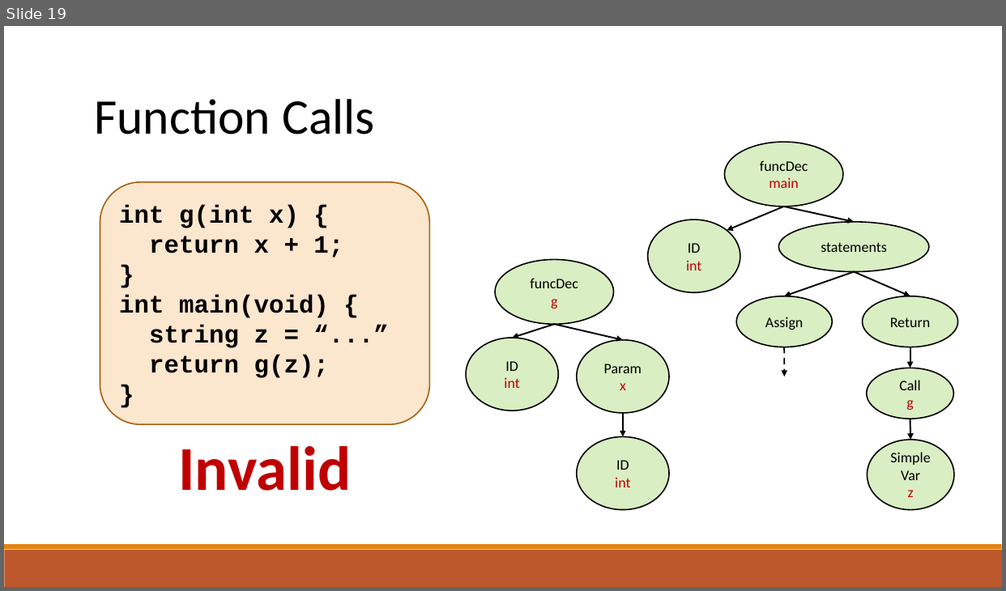
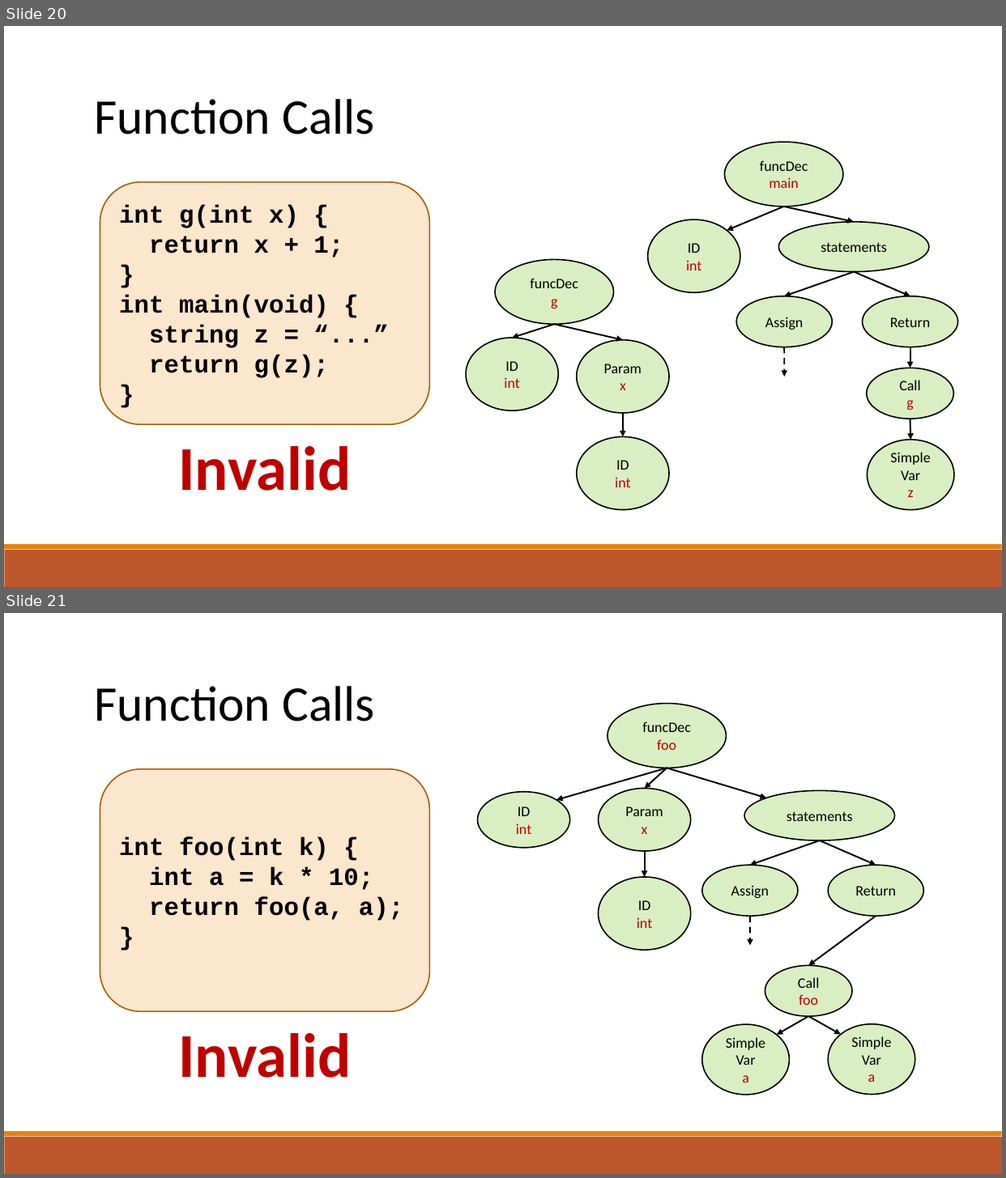
Before and after one commit to raghadzeidan/COMPILATION_TAU_FOR_STUDENTS, a slide deck: new_slides/semantic.pptx. Shown one above the other, each under a label of ours: slide 19 before the commit, slides 20 and 21 after it. The pictures are 1006x591 and 1006x1178 pixels, drawn with LibreOffice and Linux fonts; fonts in the diff are those of the drawing. Boxes give left, top, right and bottom in pixels: in the first picture for what was removed or moved away, otherwise in the second. Text is boxed around its words. In the diff, an @@ line names an element or a change of style, - is before the commit and + after.

```diff
--- a/new_slides/semantic.pptx
+++ b/new_slides/semantic.pptx
@@ slide 21 added at bbox=[4, 613, 1002, 1174], background #FFFFFF; not listed: 2 template elements that a slide beside it also shows @@
@@ text added at bbox=[94, 686, 375, 722], 48 pt, text #000000 @@
+Function Calls
@@ ellipse added at bbox=[607, 704, 727, 768], fill #92D050 at 34% opacity, outline #000000 1.25 pt, 14 pt, text #000000 @@
+funcDec
+foo
@@ rounded rectangle added at bbox=[100, 769, 429, 1012], fill #FBE6CE, outline #A9610D 1.25 pt, 24 pt, text #000000, bold @@
+int foo(int k) {
+int a = k * 10;
+return foo(a, a);
+}
@@ arrow added from (667, 768) to (556, 800), #000000 1.5 pt @@
@@ arrow added from (667, 768) to (645, 788), #000000 1.5 pt @@
@@ arrow added from (667, 768) to (767, 798), #000000 1.5 pt @@
@@ ellipse added at bbox=[478, 792, 571, 848], fill #92D050 at 34% opacity, outline #000000 1.25 pt, 14 pt, text #C00000 @@
+ID
+int
@@ ellipse added at bbox=[599, 788, 691, 851], fill #92D050 at 34% opacity, outline #000000 1.25 pt, 14 pt, text #000000 @@
+Param
+x
@@ ellipse added at bbox=[744, 790, 895, 841], fill #92D050 at 34% opacity, outline #000000 1.25 pt, 14 pt, text #000000 @@
+statements
@@ arrow added from (645, 851) to (645, 877), #000000 1.5 pt @@
@@ arrow added from (820, 841) to (750, 865), #000000 1.5 pt @@
@@ arrow added from (820, 841) to (876, 865), #000000 1.5 pt @@
@@ ellipse added at bbox=[599, 877, 691, 951], fill #92D050 at 34% opacity, outline #000000 1.25 pt, 14 pt, text #C00000 @@
+ID
+int
@@ ellipse added at bbox=[702, 865, 799, 916], fill #92D050 at 34% opacity, outline #000000 1.25 pt, 14 pt, text #000000 @@
+Assign
@@ ellipse added at bbox=[829, 865, 924, 916], fill #92D050 at 34% opacity, outline #000000 1.25 pt, 14 pt, text #000000 @@
+Return
@@ arrow added from (750, 916) to (750, 945), #000000 1.5 pt dashed @@
@@ arrow added from (876, 916) to (809, 965), #000000 1.5 pt @@
@@ ellipse added at bbox=[765, 965, 852, 1016], fill #92D050 at 34% opacity, outline #000000 1.25 pt, 14 pt, text #000000 @@
+Call
+foo
@@ ellipse added at bbox=[702, 1024, 790, 1095], fill #92D050 at 34% opacity, outline #000000 1.25 pt, 14 pt, text #000000 @@
+Simple
+Var
+a
@@ arrow added from (809, 1016) to (777, 1035), #000000 1.5 pt @@
@@ arrow added from (809, 1016) to (841, 1034), #000000 1.5 pt @@
@@ ellipse added at bbox=[829, 1024, 915, 1095], fill #92D050 at 34% opacity, outline #000000 1.25 pt, 14 pt, text #000000 @@
+Simple
+Var
+a
@@ text added at bbox=[178, 1033, 351, 1078], 60 pt, text #C00000, bold @@
+Invalid
@@ what was slide 19 is now slide 20 @@
```
Also in this commit, not shown: 7 other slides added, 1 slide removed, 1 other file.
